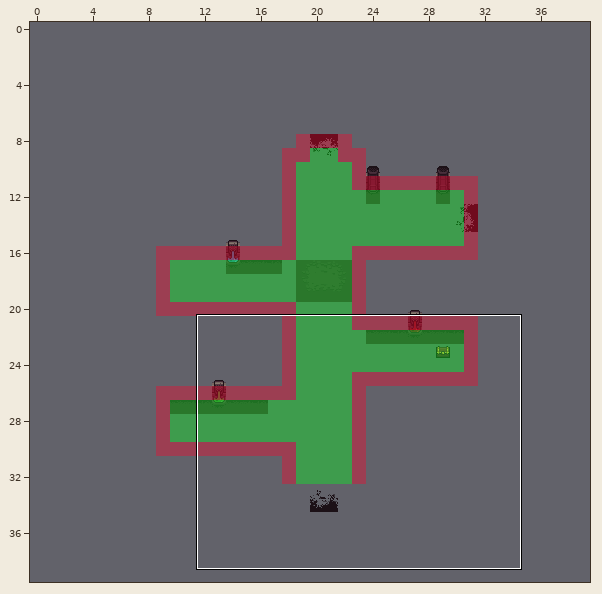
A Tiled map gets an edit: IGPE_Project/core/assets/rooms/r10_n-s-e.tmx. The first picture is a wide view before the edit; the outline marks the close-up.
Close-up. As it was:
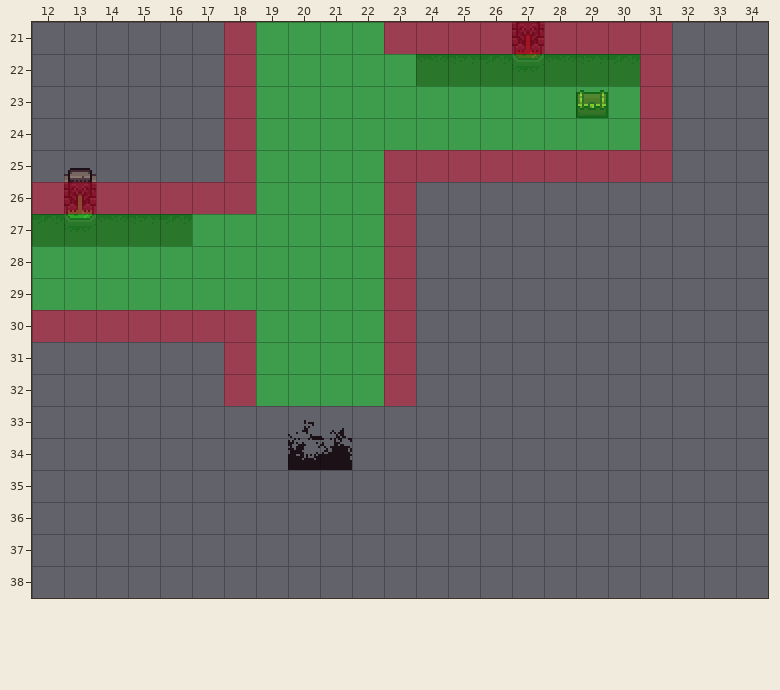
Cells are 16x16 px. Shown: x 12..34, y 21..38. Not drawn, because the pictures are missing: unchanged layers "bg", "fg", "floor".
After:
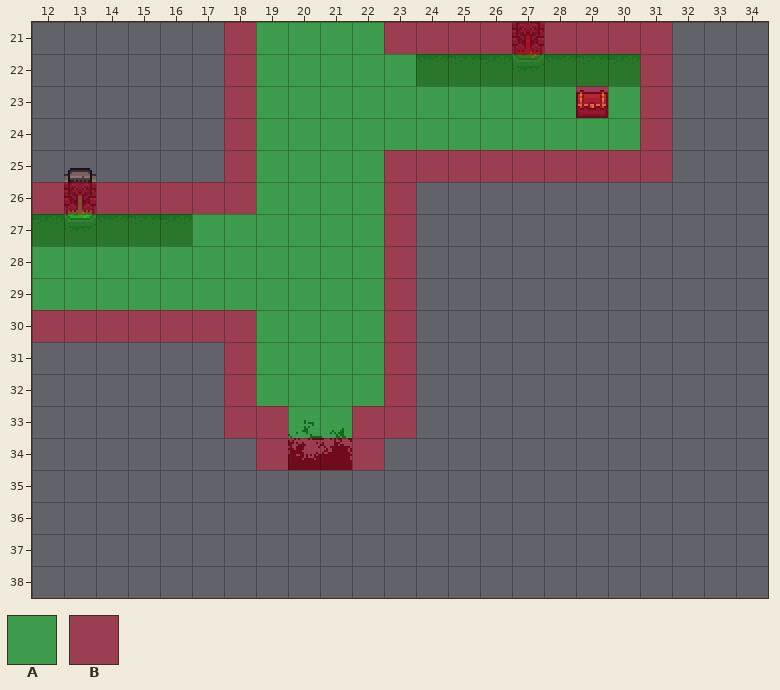
Key: from "NavigationTileSet": A 0 flipped left-right, B 1.
_ is an empty cell.
See-through tiles are keyed as they look on the map.
The edit:
Layer "navigation":
Tile A is added in row 33 at x 20 to 21.
Tile B replaces tile A in row 23 at x 29.
Tile B is added in row 33 at x 18 to 19 and 22 to 23; in row 34 at x 19 to 22.
